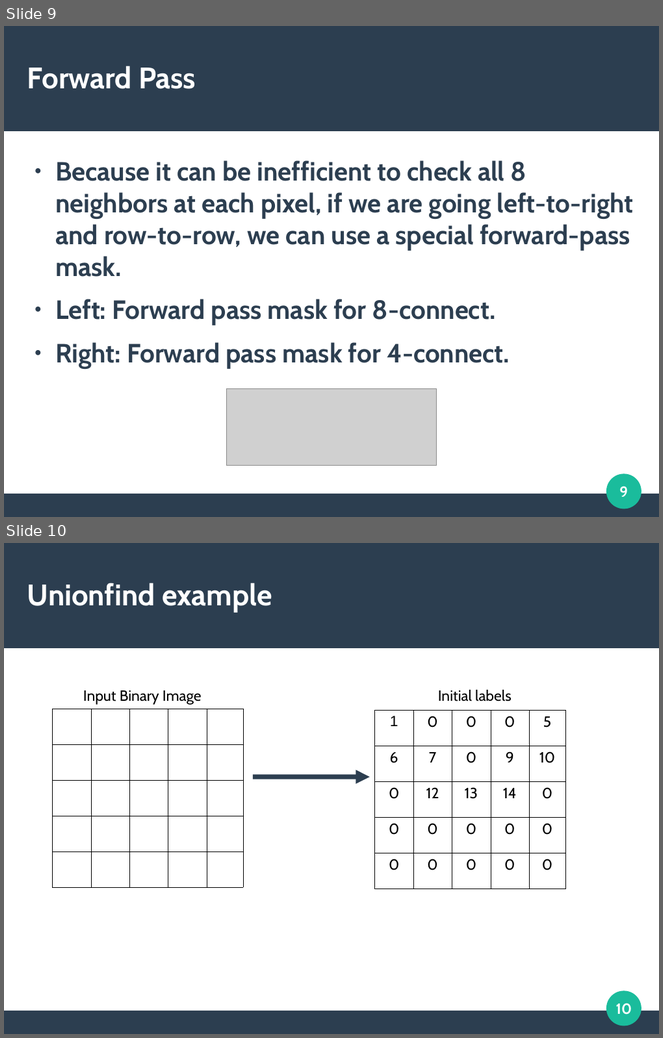
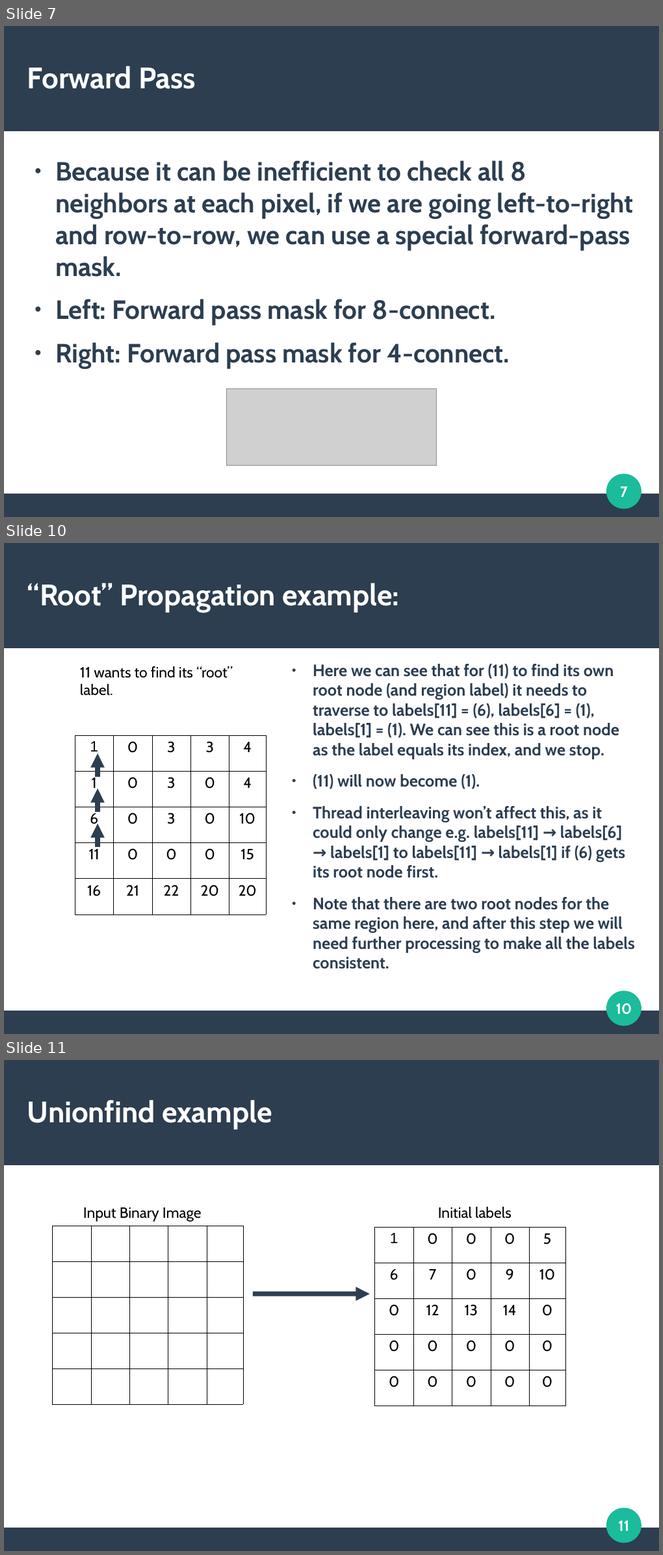
Before and after one commit to cycraig/ConnectedComponentsLabelling, a slide deck: presentation/Presentation.odp. Shown one above the other, each under a label of ours: slides 9 and 10 before the commit, slides 7, 10 and 11 after it; the slides between them are not shown. The pictures are 663x1038 and 663x1555 pixels, drawn with LibreOffice and Linux fonts; fonts in the diff are those of the drawing; grey boxes stand for pictures. Boxes give left, top, right and bottom in pixels: in the first picture for what was removed or moved away, otherwise in the second. Text is boxed around its words. In the diff, an @@ line names an element or a change of style, - is before the commit and + after.

```diff
--- a/presentation/Presentation.odp
+++ b/presentation/Presentation.odp
@@ slide 10 added at (x1=4, y1=543, x2=659, y2=1034), background #FFFFFF; not listed: 3 template elements that a slide beside it also shows @@
@@ title added at (x1=27, y1=583, x2=399, y2=613), 36 pt, text #FFFFFF, bold @@
+“Root” Propagation example:
@@ text added at (x1=80, y1=667, x2=233, y2=696), 18 pt, text #000000 @@
+11 wants to find its “root” label.
@@ text added at (x1=313, y1=664, x2=634, y2=969), 20 pt, text #2C3E50, bold @@
+● Here we can see that for (11) to find its own root node (and region label) it needs to traverse to labels[11] = (6), labels[6] = (1), labels[1] = (1). We can see this is a root node as the label equals its index, and we stop.
+● (11) will now become (1).
+● Thread interleaving won’t affect this, as it could only change e.g. labels[11] → labels[6] → labels[1] to labels[11] → labels[1] if (6) gets its root node first.
+● Note that there are two root nodes for the same region here, and after this step we will need further processing to make all the labels consistent.
@@ table added at (x1=75, y1=735, x2=266, y2=915), 5 rows, 5 columns @@
+1 | 0 | 3 | 3 | 4
+1 | 0 | 3 | 0 | 4
+6 | 0 | 3 | 0 | 10
+11 | 0 | 0 | 0 | 15
+16 | 21 | 22 | 20 | 20
@@ arrow added from (98, 777) to (98, 754), #2C3E50 5.67 pt @@
@@ arrow added from (98, 812) to (98, 789), #2C3E50 5.67 pt @@
@@ arrow added from (98, 847) to (98, 824), #2C3E50 5.67 pt @@
@@ page number added at (x1=616, y1=1003, x2=633, y2=1015), 18 pt, text #FFFFFF, bold @@
+10
@@ what was slide 9 is now slide 7 @@
@@ page number at (x1=620, y1=487, x2=628, y2=497): text changed @@
-9
+7
@@ what was slide 10 is now slide 11 @@
@@ page number at (x1=618, y1=1521, x2=629, y2=1531): text changed @@
-10
+11
```
Also in this commit, not shown: 7 slides changed, 7 other slides added.
